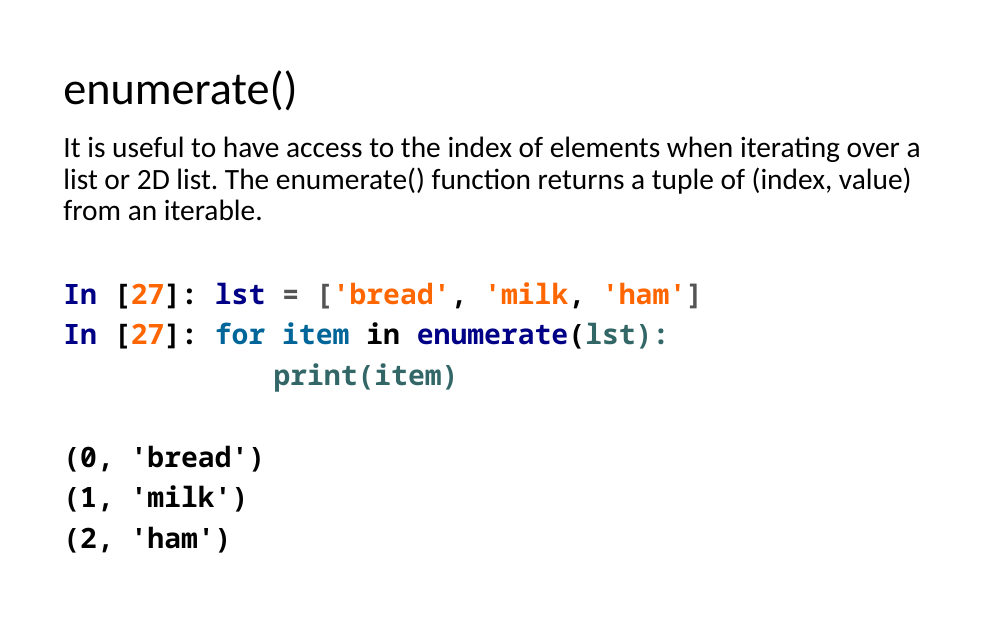
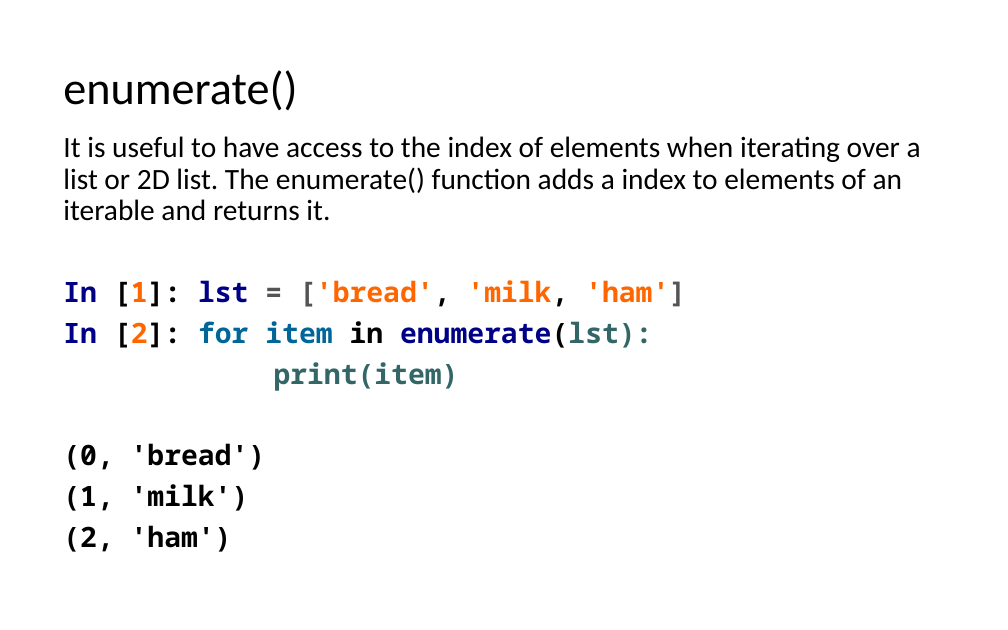
Before and after one commit to LongBaoNguyen/longbaonguyen.github.io, a slide deck: slide 13 of courses/apcsp/lect7.pptx (slide 12 before the commit). Drawn at 1008x630 pixels with LibreOffice and Linux fonts; fonts in the diff are those of the drawing. Boxes give left, top, right and bottom in pixels: in the first picture for what was removed or moved away, otherwise in the second. Text is boxed around its words. In the diff, an @@ line names an element or a change of style, - is before the commit and + after.

```diff
--- a/courses/apcsp/lect7.pptx
+++ b/courses/apcsp/lect7.pptx
@@ text at [63,136,921,348]: text changed @@
-It is useful to have access to the index of elements when iterating over a list or 2D list. The enumerate() function returns a tuple of (index, value) from an iterable.
-In [27]: lst = ['bread', 'milk, 'ham']
-In [27]: for item in enumerate(lst):
+It is useful to have access to the index of elements when iterating over a list or 2D list. The enumerate() function adds a index to elements of an iterable and returns it.
+In [1]: lst = ['bread', 'milk, 'ham']
+In [2]: for item in enumerate(lst):
```
Also in this commit, not shown: 20 other slides changed, 1 slide added, 2 other files.
